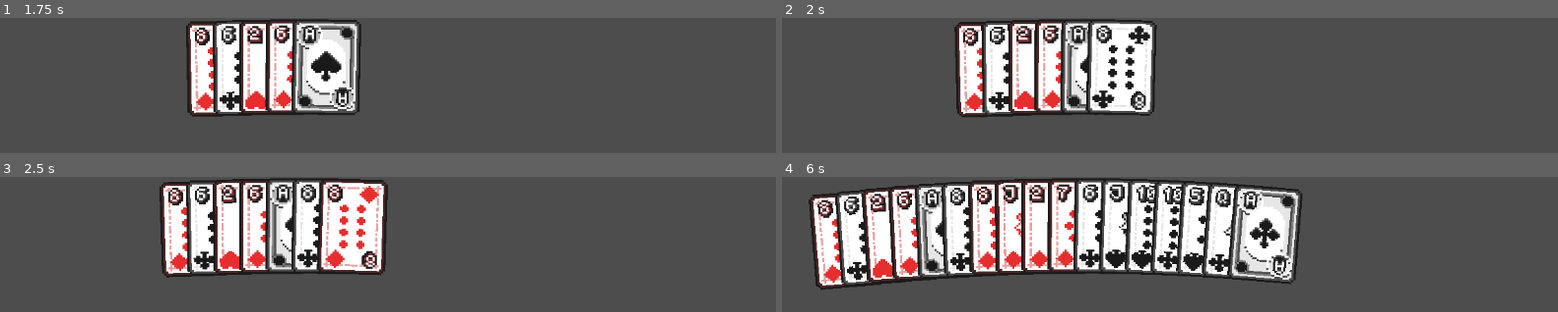
Above: before the commit, frames 1-4 (two rows, left to right).
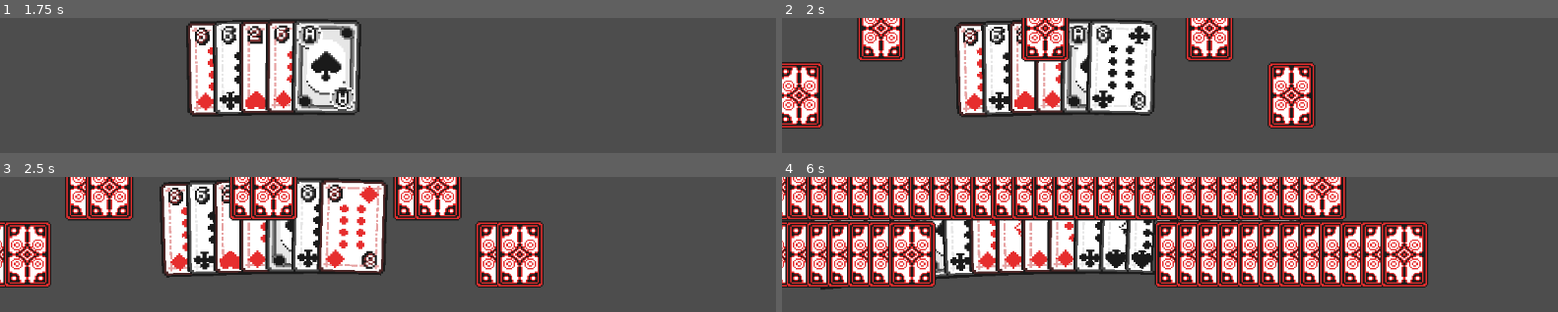
Above: after the commit, the same moments.

Repository: QuisVenator/godot_wizard
Game: Godot game, scene res://root.tscn
The game is run twice, just before and just after one commit, with the same random seed, the same clock (stepped at 60 frames per second) and the same inputs.
Inputs (mouse positions are in pixels of both pictures, inside the frame that each line leads up to):
- Up to frame 1 (1.75 s): tap Enter (ui_accept) at 0.5, 0.77, 0.8, 1.07, 1.35, 1.52 s; move the mouse to (outside the picture) at 0.52 s; click (outside the picture) at 0.6 s; move the mouse to (outside the picture) at 1.27 s; click (outside the picture) at 1.55 s
- Up to frame 2 (2 s): tap Enter (ui_accept) at 1.82 s
- Up to frame 3 (2.5 s): move the mouse to (473, 299) at 2.02 s; click (473, 299) at 2.1 s; tap Enter (ui_accept) at 2.3 s
- Up to frame 4 (6 s): tap Enter (ui_accept) at 2.75, 3.02, 3.32, 3.77, 3.8, 4.07, 4.35, 4.52, 4.82, 5.3, 5.75 s; move the mouse to (outside the picture) at 2.77 s; right-click (outside the picture) at 2.85 s; click (outside the picture) at 3.05 s; move the mouse to (outside the picture) at 3.52 s; click (outside the picture) at 3.6 s; move the mouse to (outside the picture) at 4.27 s; click (outside the picture) at 4.55 s; move the mouse to (outside the picture) at 5.02 s; click (outside the picture) at 5.1 s; move the mouse to (1061, 287) at 5.77 s; right-click (1061, 287) at 5.85 s

Frame 1 is identical in both runs. In frame 2, 11% of the frame differs, in the area x 0-69%, y 0-82%; in frame 3, 16%; in frame 4, 46%, in the area x 0-84%, y 0-82%.

Commit message:
Basic other player positions without rotation added

Diff:
--- /dev/null
+++ b/OtherHand.gd
@@ -0,0 +1,55 @@
+extends Node2D
+
+@export var handnum : int
+
+const card_base = preload("res://assets/cards/card_base.tscn")
+const card_database = preload("res://assets/cards/CardDatabase.gd")
+
+var score = 0
+var placed_bet = 0
+var trick_count = 0
+var points = 0
+var cards = []
+
+# Called when the node enters the scene tree for the first time.
+func _ready():
+	pass # Replace with function body.
+
+
+# Called every frame. 'delta' is the elapsed time since the previous frame.
+func _process(_delta):
+	pass
+
+func play_card():
+	pass
+
+func give_cards(num_cards):
+	for i in range(num_cards):
+		var card = card_base.instantiate().setup(card_database.BACK)
+		card.scale = Vector2(0.7, 0.7)
+		card.set_rotation(rotation)
+		cards.append(card)
+		add_child(card)
+		arrange_cards()
+
+func arrange_cards():
+	var num_cards = cards.size()
+	var cards_to_left = num_cards / 2.0 - 0.5
+	var card_spacing = cards[0].get_size().x * 0.3
+	var offset = cards[0].get_size() / 2
+
+	for i in range(num_cards):
+		cards[i].set_global_position(Vector2(global_position.x + (i - cards_to_left) * card_spacing, global_position.y)-offset)
+	#TODO remove debug and set the card size correction correctly
+	# for i in range(cards.size()):
+	# 	cards[i].set_global_position(self.global_position - offset)
+
+func place_bet(bet):
+	placed_bet = bet
+
+func take_trick():
+	trick_count += 1
+
+func end_round():
+	trick_count = 0
+	placed_bet = 0
--- /dev/null
+++ b/OtherPlayers.gd
@@ -0,0 +1,101 @@
+extends Node
+
+var player_count = 0
+
+@onready var pos_left =  Vector2(get_viewport().size) * Vector2(0.05, 0.3)
+@onready var pos_right = Vector2(get_viewport().size) * Vector2(0.95, 0.3)
+@onready var pos_top_center = Vector2(get_viewport().size) * Vector2(0.5, 0.08)
+@onready var pos_top_left = Vector2(get_viewport().size) * Vector2(0.2, 0.08)
+@onready var pos_top_right = Vector2(get_viewport().size) * Vector2(0.8, 0.08)
+
+@onready var handpositions = [
+	[],
+	[
+		pos_top_center,
+	],
+	[
+		pos_top_left,
+		pos_top_right,
+	],
+	[
+		pos_left,
+		pos_top_center,
+		pos_right,
+	],
+	[
+		pos_left,
+		pos_top_left,
+		pos_top_right,
+		pos_right,
+	],
+	[
+		pos_left,
+		pos_top_left,
+		pos_top_center,
+		pos_top_right,
+		pos_right,
+	],
+]
+
+@onready var handrotations = [
+	[],
+	[
+		180,
+	],
+	[
+		180,
+		180,
+	],
+	[
+		90,
+		0,
+		270,
+	],
+	[
+		90,
+		180,
+		180,
+		270,
+	],
+	[
+		90,
+		180,
+		180,
+		180,
+		270,
+	],
+]
+
+var other_player_hands = []
+
+# Called when the node enters the scene tree for the first time.
+func _ready():
+	pass # Replace with function body.
+
+
+# Called every frame. 'delta' is the elapsed time since the previous frame.
+func _process(_delta):
+	pass
+
+func add_player():
+	player_count += 1
+	var newplayer = get_node("./Hand"+str(player_count))
+	other_player_hands.append(newplayer)
+	update_player_count()
+
+func update_player_count():
+	for i in range(player_count):
+		other_player_hands[i].set_global_position(handpositions[player_count][i])
+		# other_player_hands[i].set_rotation_degrees(handrotations[player_count][i])
+
+func remove_player():
+	# TODO: implement
+	pass
+
+func deal_cards(num):
+	for hand in other_player_hands:
+		hand.give_cards(num)
+
+func end_round():
+	for hand in other_player_hands:
+		hand.end_round()
--- a/Playarea.gd
+++ b/Playarea.gd
@@ -10,9 +10,16 @@
 
 
 # Called every frame. 'delta' is the elapsed time since the previous frame.
-func _process(delta):
+func _process(_delta):
 	# Handle inputs
 	if Input.is_action_just_pressed("ui_accept"):
 		var card = card_base.instantiate().setup((randi_range(3, 53)))
 
 		$PlayerHand.add_card(card)
+
+		# TODO: Remove this
+		var other_players = get_node("./OtherPlayers")
+		if other_players.player_count < 5:
+			other_players.add_player()
+		else:
+			other_players.deal_cards(1)
--- a/PlayedCards.gd
+++ b/PlayedCards.gd
@@ -7,7 +7,7 @@
 
 
 # Called every frame. 'delta' is the elapsed time since the previous frame.
-func _process(delta):
+func _process(_delta):
 	pass
 
 func play_card(card):
--- a/PlayerHand.gd
+++ b/PlayerHand.gd
@@ -13,7 +13,7 @@
 
 
 # Called every frame. 'delta' is the elapsed time since the previous frame.
-func _process(delta):
+func _process(_delta):
 	if Input.is_action_just_pressed("rightclick") and selected_card != null:
 		remove_card(selected_card)
 	elif Input.is_action_just_pressed("leftclick") and selected_card != null:
--- a/assets/cards/CardBase.gd
+++ b/assets/cards/CardBase.gd
@@ -24,7 +24,7 @@
 	$Card.scale = size/$Card.texture.get_size()
 
 # Called every frame. 'delta' is the elapsed time since the previous frame.
-func _process(delta):
+func _process(_delta):
 	pass
 
 func mouse_over():
--- /dev/null
+++ b/player.tscn
@@ -0,0 +1,11 @@
+[gd_scene format=3 uid="uid://dain3y2esmf3f"]
+
+[node name="Player" type="Node2D"]
+
+[node name="Avatar" type="Sprite2D" parent="."]
+
+[node name="Label" type="Label" parent="."]
+offset_left = -19.0
+offset_top = -32.0
+offset_right = 21.0
+offset_bottom = -9.0
--- a/root.tscn
+++ b/root.tscn
@@ -1,8 +1,11 @@
-[gd_scene load_steps=4 format=3 uid="uid://bo8wrbqicfxhm"]
+[gd_scene load_steps=7 format=3 uid="uid://bo8wrbqicfxhm"]
 
 [ext_resource type="Script" path="res://Playarea.gd" id="1_ehkkb"]
 [ext_resource type="Script" path="res://PlayerHand.gd" id="2_06u1t"]
 [ext_resource type="Script" path="res://PlayedCards.gd" id="3_kvgn8"]
+[ext_resource type="Script" path="res://OtherPlayers.gd" id="4_gghal"]
+[ext_resource type="PackedScene" uid="uid://dain3y2esmf3f" path="res://player.tscn" id="5_3j83t"]
+[ext_resource type="Script" path="res://OtherHand.gd" id="6_j233n"]
 
 [node name="Payarea" type="Node2D"]
 script = ExtResource("1_ehkkb")
@@ -13,3 +16,33 @@
 [node name="PlayedCards" type="Node2D" parent="."]
 position = Vector2(576, 324)
 script = ExtResource("3_kvgn8")
+
+[node name="OtherPlayers" type="Node" parent="."]
+script = ExtResource("4_gghal")
+
+[node name="Player1" parent="OtherPlayers" instance=ExtResource("5_3j83t")]
+
+[node name="Player2" parent="OtherPlayers" instance=ExtResource("5_3j83t")]
+
+[node name="Player3" parent="OtherPlayers" instance=ExtResource("5_3j83t")]
+
+[node name="Player4" parent="OtherPlayers" instance=ExtResource("5_3j83t")]
+
+[node name="Player5" parent="OtherPlayers" instance=ExtResource("5_3j83t")]
+
+[node name="Hand1" type="Node2D" parent="OtherPlayers"]
+position = Vector2(117, 146)
+script = ExtResource("6_j233n")
+handnum = 1
+
+[node name="Hand2" type="Node2D" parent="OtherPlayers"]
+script = ExtResource("6_j233n")
+
+[node name="Hand3" type="Node2D" parent="OtherPlayers"]
+script = ExtResource("6_j233n")
+
+[node name="Hand4" type="Node2D" parent="OtherPlayers"]
+script = ExtResource("6_j233n")
+
+[node name="Hand5" type="Node2D" parent="OtherPlayers"]
+script = ExtResource("6_j233n")
